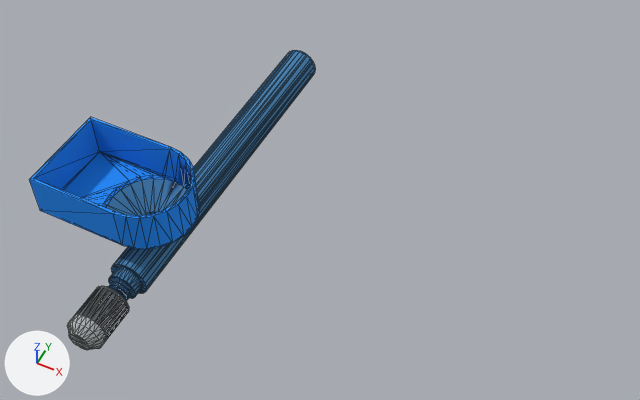
One commit to the glTF model public/glb/外加籽料.glb: the scene before it, then after it.
The view is the same before and after, from a 50 mm lens placed at (4.56, -2.78, 6.6), pointed at (2.14, 2.07, 0.54). Arrows for +X, +Y and +Z are at lower left; the lights stay in place. Mesh edges are drawn as thin lines. Vertices at the same position are counted once.

Objects in the first picture: 'root'.
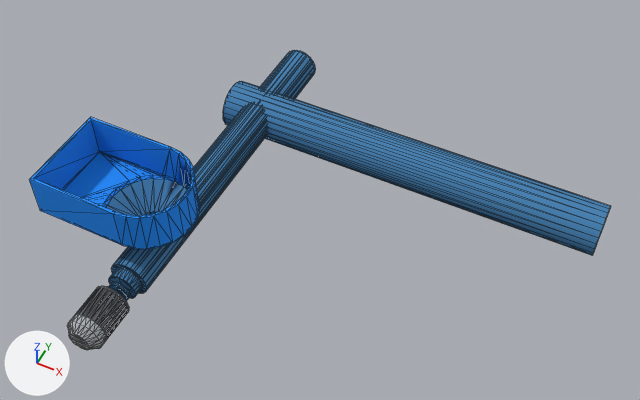
The newer file is also turned or shifted as a whole; pictures and numbers use the older file's frame.

Boxes [x1, y1, x2, y2] around the edits, measured in the pictures (640 x 400 px):
'root', reshaped (102% wider): before [29, 50, 316, 350]; after [29, 50, 611, 350]
part 1 of me_mesh_0, added (blue): after [223, 81, 611, 255]

The change, as a list of edits to the scene's bpy script:
```text
Change me_mesh_0:
    used by ob_root; location = (0.0, 0.0, 0.0)
    remove me_mesh_0.from_pydata(...)  # 510 vertices, 1139 faces; spans x 0.0..1.32, y 0.0..4.08, z 0.0..1.04
    add me_mesh_0.from_pydata(...)  # 558 vertices, 1231 faces; spans x 0.0..4.53, y 0.0..4.08, z -0.1..1.04
    me_mesh_0 part 1: a new loose piece, a 24-sided cylinder along x spanning x 0.54..4.53, y 2.97..3.47, z -0.1..0.4, in mat_0100_钢青色 (blue #4483b5)
```
